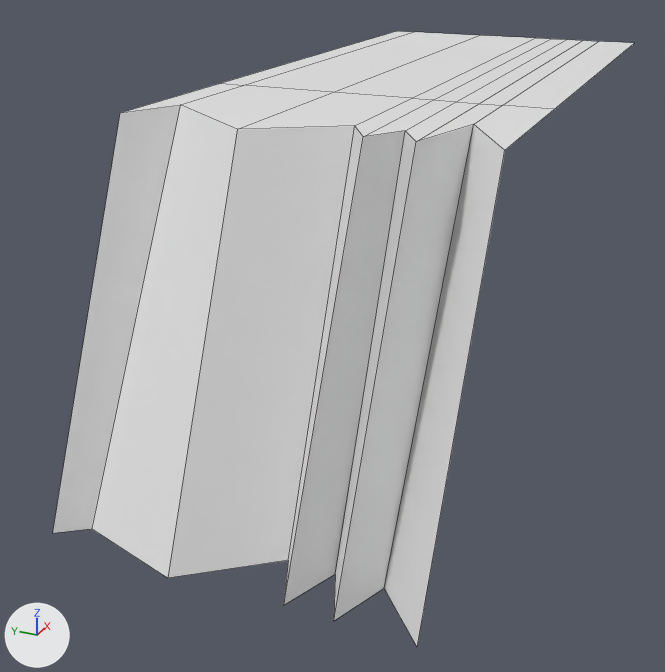
What one commit did to the FBX model DuckingBread/Assets/Models/GalapagosGuy/Terrain_1.fbx.
Both versions are drawn from a camera (50 mm lens) standing at (-3.9, 0.06, 1.92) and looking at (1.1, 2.31, -0.58). The lights are fixed; the arrows at lower left show +X, +Y and +Z. Mesh edges are drawn as thin lines.

Names of what the first picture shows: 'terrain_1'.
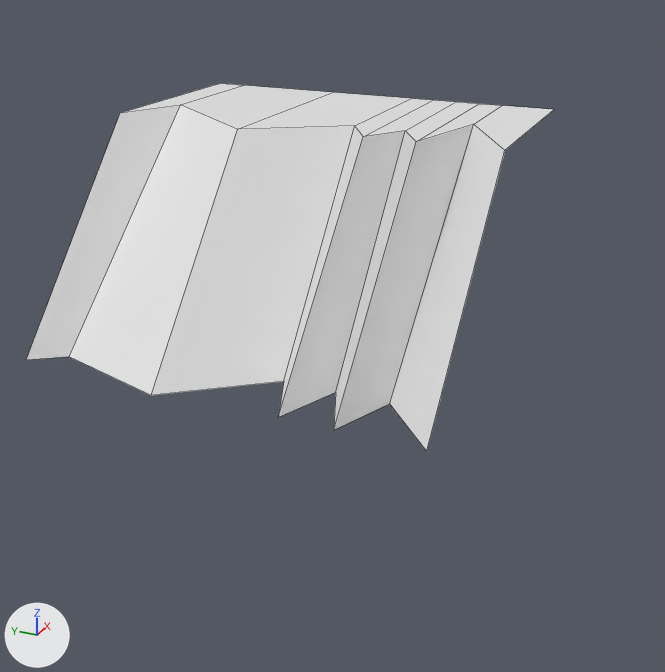
What differs and where, as boxes [x1, y1, x2, y2] in the pictures (665 x 672 px; the box of a moved part takes in the faces that stretch with it):
'terrain_1', reshaped (9% narrower, 40% shorter)
    before: [53, 31, 634, 646]
    after: [26, 83, 553, 451]
part 1 of me_cube_004, moved or reshaped
    before: [53, 105, 505, 646]
    after: [26, 105, 505, 451]
part 2 of me_cube_004, deleted
    before: [222, 31, 634, 110]

Edits to the bpy script that builds the scene:
```text
Change me_cube_004:
    where me_cube_004.from_pydata(...)  # 36 vertices, 24 faces; spans x -0.96..4.0, y -1.0..1.0, z -1.0..1.0
    used by ob_terrain_1; location = (0.0, 2.0, 0.0)
    verts and faces of me_cube_004; kept vertices keep their numbers, new ones are numbered from 36
    before: 0 (-0.9, -1.0, -1.0) at pixel (417, 647), 2 (-0.9, 1.0, -1.0) at pixel (52, 533), 6 (-0.6, -0.22, -1.0) at pixel (288, 560), 7 (-0.9, -0.34, -1.0) at pixel (283, 605), 8 (-0.6, -0.47, -1.0) at pixel (335, 574)
    before: 9 (-0.9, -0.6, -1.0) at pixel (333, 621), 10 (-0.6, -0.73, -1.0) at pixel (384, 588), 22 (-0.96, 0.26, -1.0) at pixel (167, 578), 25 (-0.79, 0.84, -1.0) at pixel (91, 528)
    before: 4 (1.0, -1.0, 1.0) at pixel (554, 109), 5 (1.0, 1.0, 1.0) at pixel (220, 83), 16 (1.0, -0.22, 1.0) at pixel (411, 98), 17 (1.0, -0.34, 1.0) at pixel (433, 99), 18 (1.0, -0.47, 1.0) at pixel (456, 101)
    before: 19 (1.0, -0.6, 1.0) at pixel (479, 103), 20 (1.0, -0.73, 1.0) at pixel (502, 105), 23 (1.0, 0.26, 1.0) at pixel (333, 92), 26 (1.0, 0.84, 1.0) at pixel (243, 85), 27 (4.0, -1.0, 1.0) at pixel (634, 42)
    before: 28 (4.0, 1.0, 1.0) at pixel (396, 30), 29 (4.0, -0.22, 1.0) at pixel (535, 37), 30 (4.0, -0.34, 1.0) at pixel (551, 38), 31 (4.0, -0.47, 1.0) at pixel (567, 39), 32 (4.0, -0.6, 1.0) at pixel (583, 40)
    before: 33 (4.0, -0.73, 1.0) at pixel (599, 41), 34 (4.0, 0.26, 1.0) at pixel (479, 35), 35 (4.0, 0.84, 1.0) at pixel (414, 31)
    me_cube_004 part 1
    add for i in [0, 2, *range(6, 11), 22, 25]: verts[i] += (0.0, 0.0, 1.0)
    me_cube_004 part 2
    add delete_vertices([*range(27, 36)])  # with the faces that use them
```
